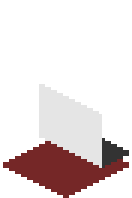
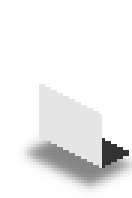
Revision of a layered (132, 198) image; what changed, layer by layer:
added layer "Shadow copy" (60%) above "Bottom" over 12, 135, 132, 198
hid "Bottom" over 3, 135, 129, 198
